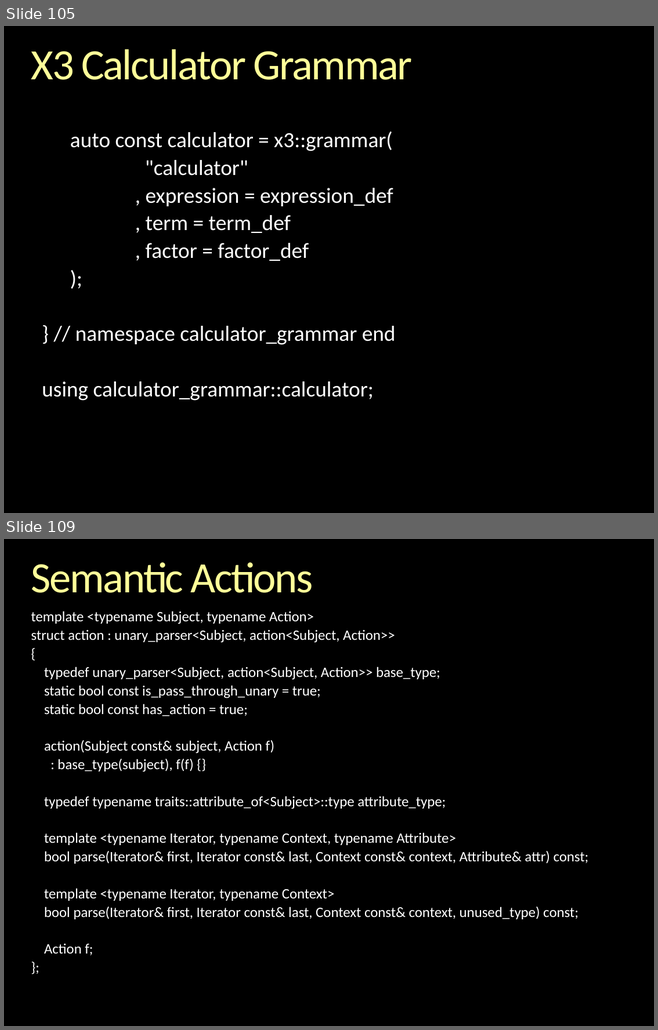
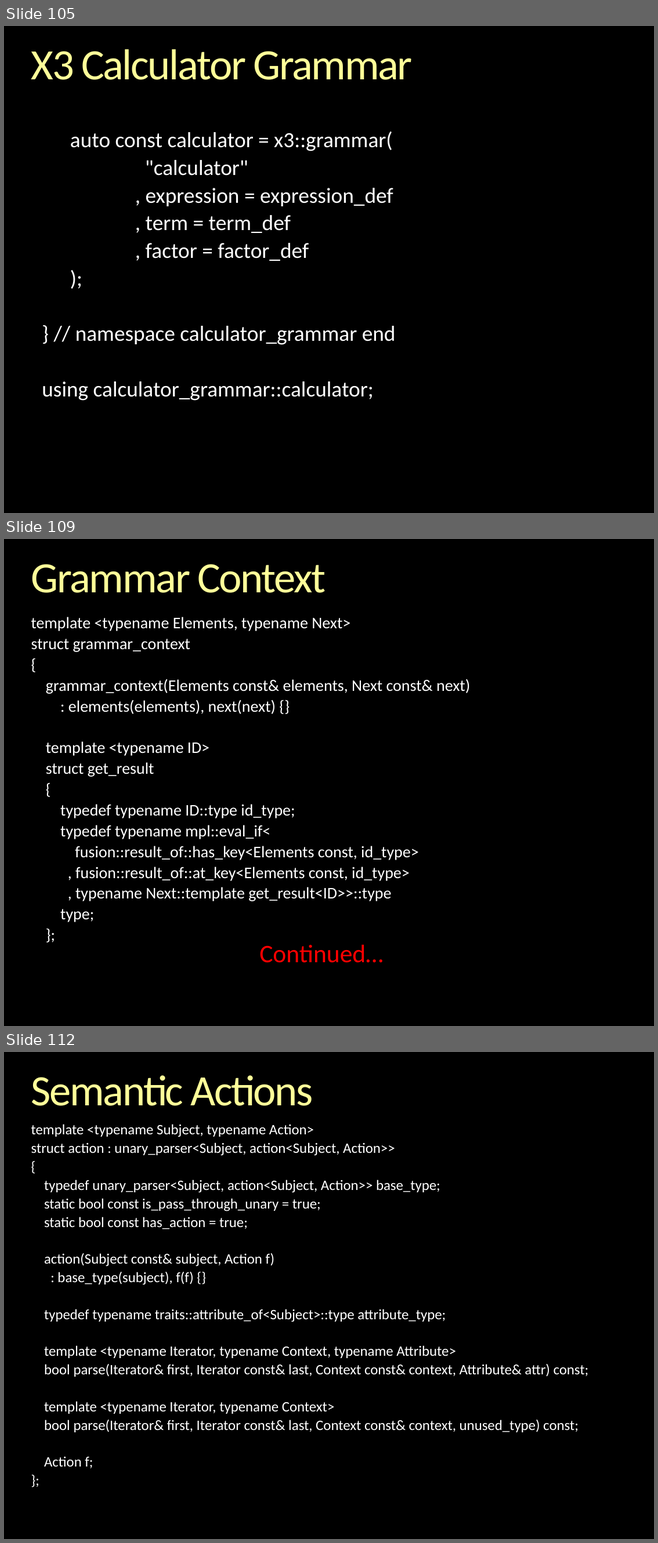
Before and after one commit to boostorg/spirit, a slide deck: libs/spirit/doc/cppnow_2013/Inside Spirit X3.pptx. Shown one above the other, each under a label of ours: slides 105 and 109 before the commit, slides 105, 109 and 112 after it; the slides between them are not shown. The pictures are 658x1030 and 658x1543 pixels, drawn with LibreOffice and Linux fonts; fonts in the diff are those of the drawing; background and template pictures are left out. Boxes give left, top, right and bottom in pixels: in the first picture for what was removed or moved away, otherwise in the second. Text is boxed around its words. In the diff, an @@ line names an element or a change of style, - is before the commit and + after.

```diff
--- a/libs/spirit/doc/cppnow_2013/Inside Spirit X3.pptx
+++ b/libs/spirit/doc/cppnow_2013/Inside Spirit X3.pptx
@@ slide 109 added at <box>4,539,654,1026</box>, background picture (left out) @@
@@ title added at <box>31,564,325,593</box>, 48 pt, text gradient #FFFFB9 to #FFFF99 to #F6AE1E @@
+Grammar Context
@@ text added at <box>31,617,470,922</box>, 18 pt, text #FFFFFF @@
+template <typename Elements, typename Next>
+struct grammar_context
+{
+grammar_context(Elements const& elements, Next const& next)
+: elements(elements), next(next) {}
+template <typename ID>
+struct get_result
+{
+typedef typename ID::type id_type;
+typedef typename mpl::eval_if<
+fusion::result_of::has_key<Elements const, id_type>
+, fusion::result_of::at_key<Elements const, id_type>
+, typename Next::template get_result<ID>>::type
+type;
+};
@@ text added at <box>259,944,383,963</box>, 28 pt, text #FF0000 @@
+Continued…
@@ what was slide 109 is now slide 112 @@
```
Also in this commit, not shown: 3 slides changed, 2 other slides added.
